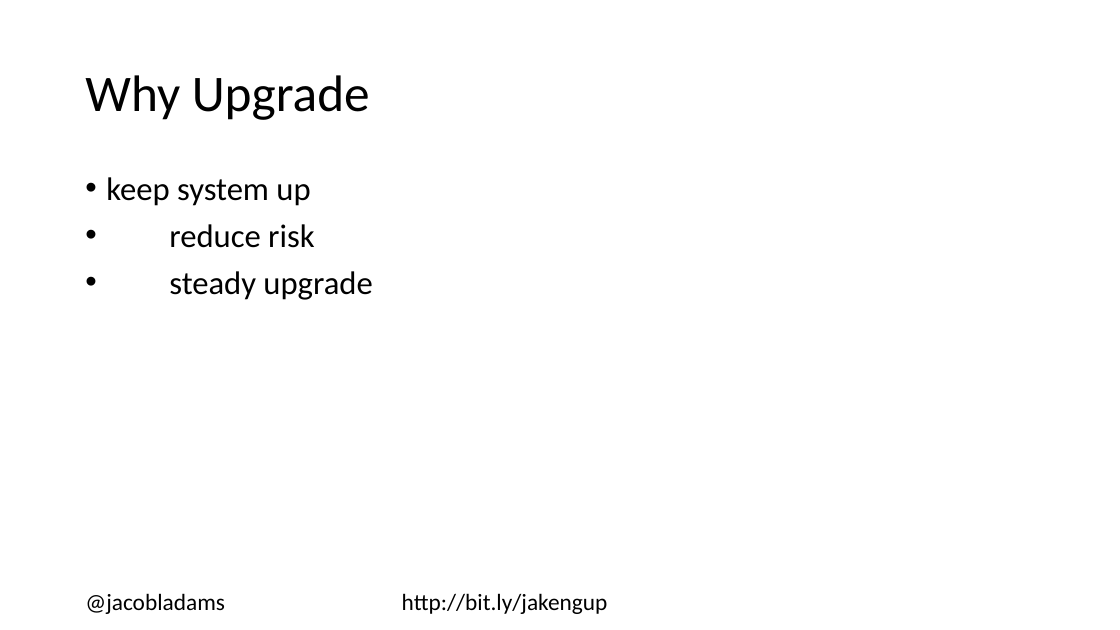
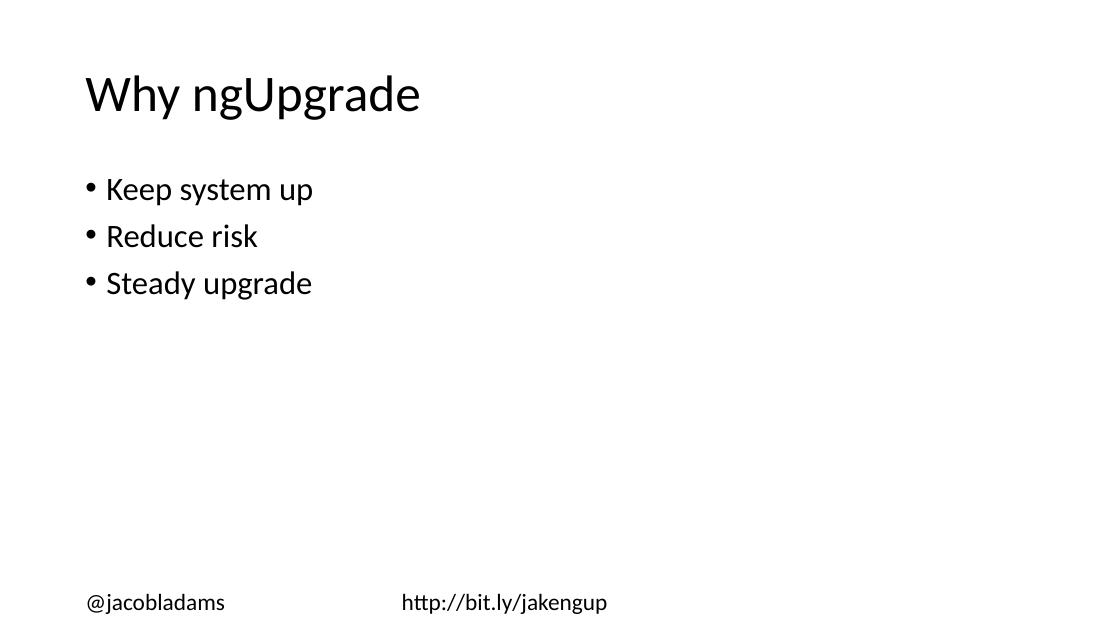
Before and after one commit to jacobladams/upgrading-from-angularjs-1-to-angular-2-plus-presentation, a slide deck: slide 15 of Upgrading from AngularJS 1 to Angular 2+.pptx (slide 9 before the commit). Drawn at 1120x630 pixels with LibreOffice and Linux fonts; fonts in the diff are those of the drawing. Boxes give left, top, right and bottom in pixels: in the first picture for what was removed or moved away, otherwise in the second. Text is boxed around its words. In the diff, an @@ line names an element or a change of style, - is before the commit and + after.

```diff
--- a/Upgrading from AngularJS 1 to Angular 2+.pptx
+++ b/Upgrading from AngularJS 1 to Angular 2+.pptx
@@ title at [85,75,421,120]: text changed @@
-Why Upgrade
+Why ngUpgrade
@@ text at [106,179,313,300]: text changed @@
-• keep system up
-• reduce risk
-• steady upgrade
+• Keep system up
+• Reduce risk
+• Steady upgrade
```
Also in this commit, not shown: 6 other slides changed, 9 slides added.
